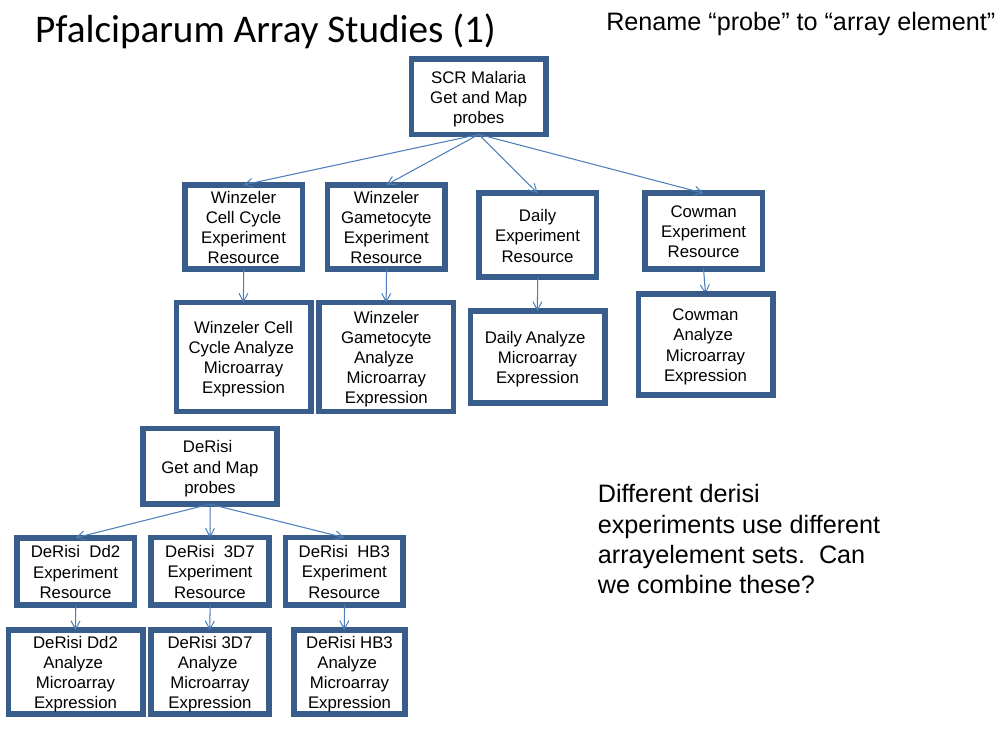
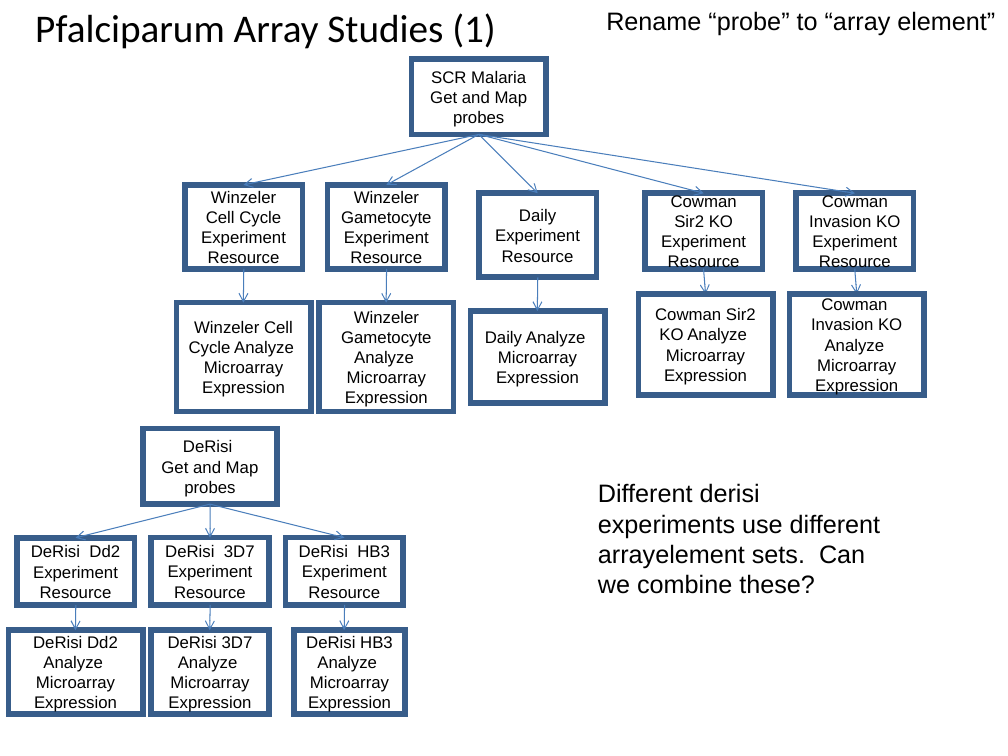
Before and after one commit to VEuPathDB/ApiCommonWorkflow, a slide deck: slide 16 of Main/doc/IntegratedWorkflow.ppt. Drawn at 1008x756 pixels with LibreOffice and Linux fonts; fonts in the diff are those of the drawing. Boxes give left, top, right and bottom in pixels: in the first picture for what was removed or moved away, otherwise in the second. Text is boxed around its words. In the diff, an @@ line names an element or a change of style, - is before the commit and + after.

Commit message:
add cowman invasion ko

```diff
--- a/Main/doc/IntegratedWorkflow.ppt
+++ b/Main/doc/IntegratedWorkflow.ppt
@@ arrow added from (479, 134) to (855, 194), #4A7EBB 0.74 pt @@
@@ text in rectangle at (661, 193, 746, 251): text changed @@
-Cowman Experiment
+Cowman Sir2 KO Experiment
@@ rectangle added at (796, 194, 914, 269), outline #385D8A 4 pt, 12 pt, text #000000 @@
+Cowman Invasion KO Experiment
+Resource
@@ arrow added from (855, 269) to (857, 294), #4A7EBB 0.74 pt @@
@@ rectangle added at (789, 294, 923, 395), outline #385D8A 4 pt, 12 pt, text #000000 @@
+Cowman Invasion KO Analyze
+Microarray Expression
@@ text in rectangle at (655, 308, 756, 344): text changed @@
-Cowman Analyze
+Cowman Sir2 KO Analyze
```
